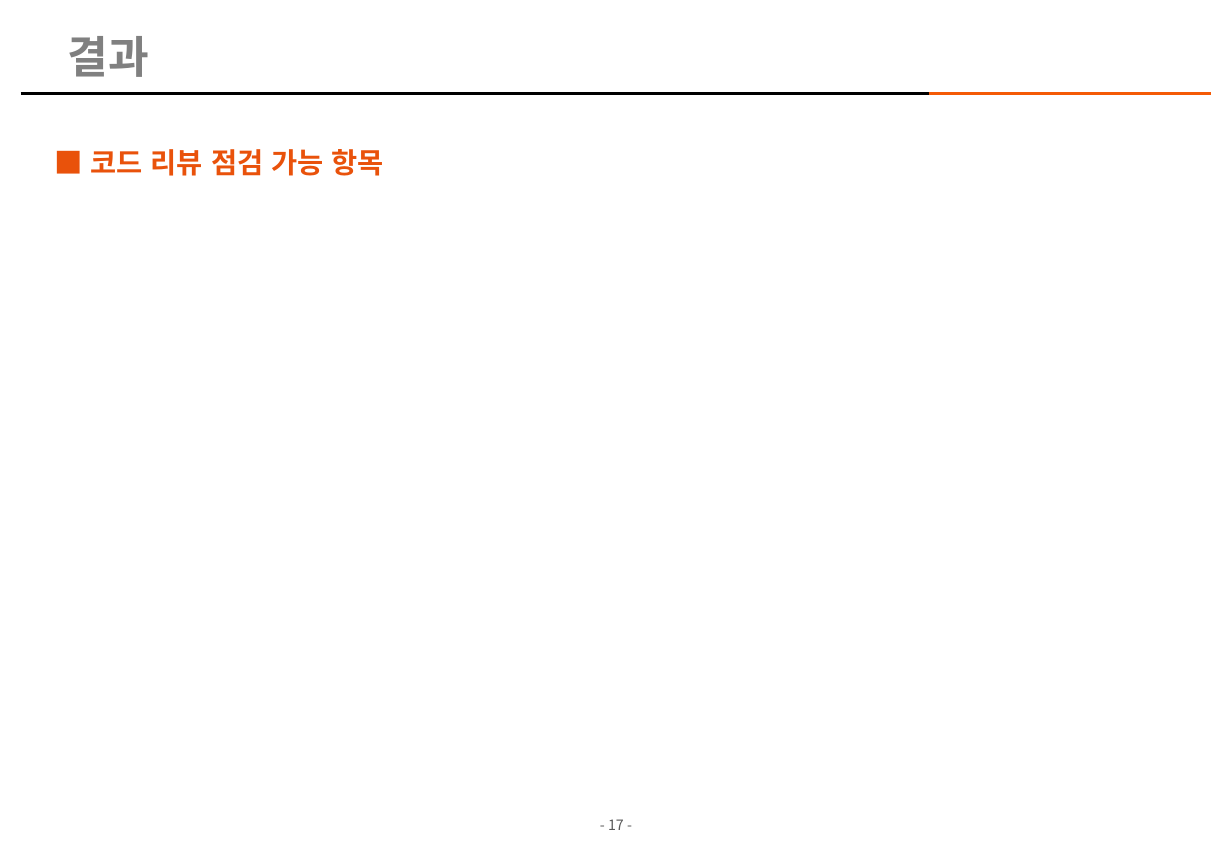
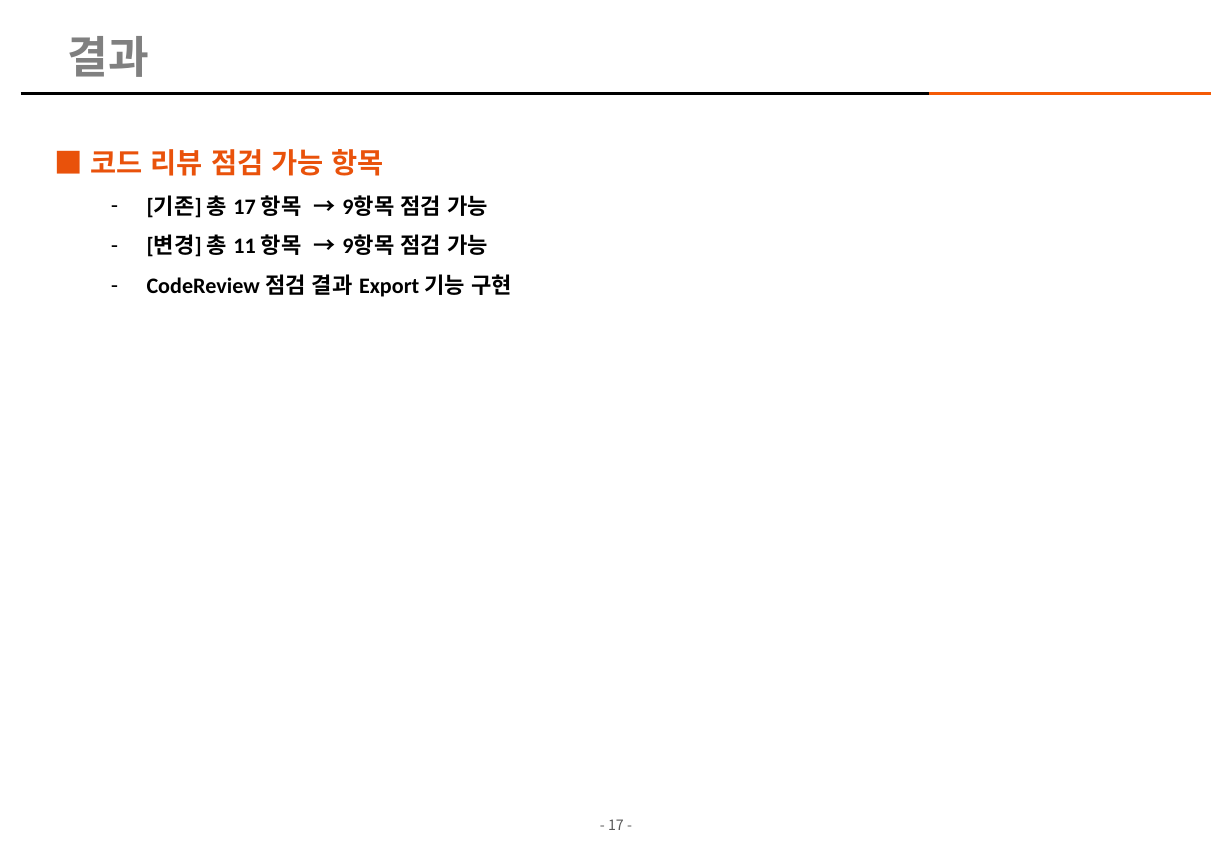
Before and after one commit to kimhopepa/PythonPjt, a slide deck: slide 17 of CodeReviewTool/doc/CodeReview_점검_Tool_개발계획서_rev07.pptx. Drawn at 1232x853 pixels with LibreOffice and Linux fonts; fonts in the diff are those of the drawing; background and template pictures are left out. Boxes give left, top, right and bottom in pixels: in the first picture for what was removed or moved away, otherwise in the second. Text is boxed around its words. In the diff, an @@ line names an element or a change of style, - is before the commit and + after.

```diff
--- a/CodeReviewTool/doc/CodeReview_점검_Tool_개발계획서_rev07.pptx
+++ b/CodeReviewTool/doc/CodeReview_점검_Tool_개발계획서_rev07.pptx
@@ text at box(147, 195, 512, 297): paragraphs added @@
+  – [기존] 총 17 항목 → 9항목 점검 가능
+  – [변경] 총 11 항목 → 9항목 점검 가능
+  – CodeReview 점검 결과 Export 기능 구현
```
Also in this commit, not shown: 10 other slides changed, 2 other files.
